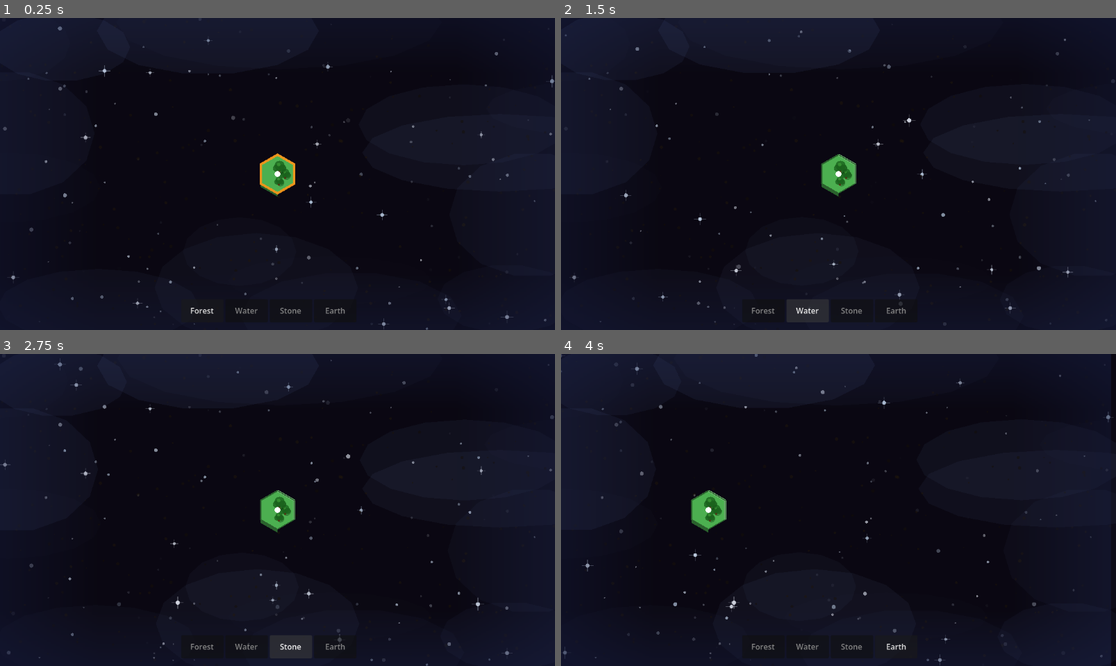
Above: before the commit, frames 1-4 (two rows, left to right).
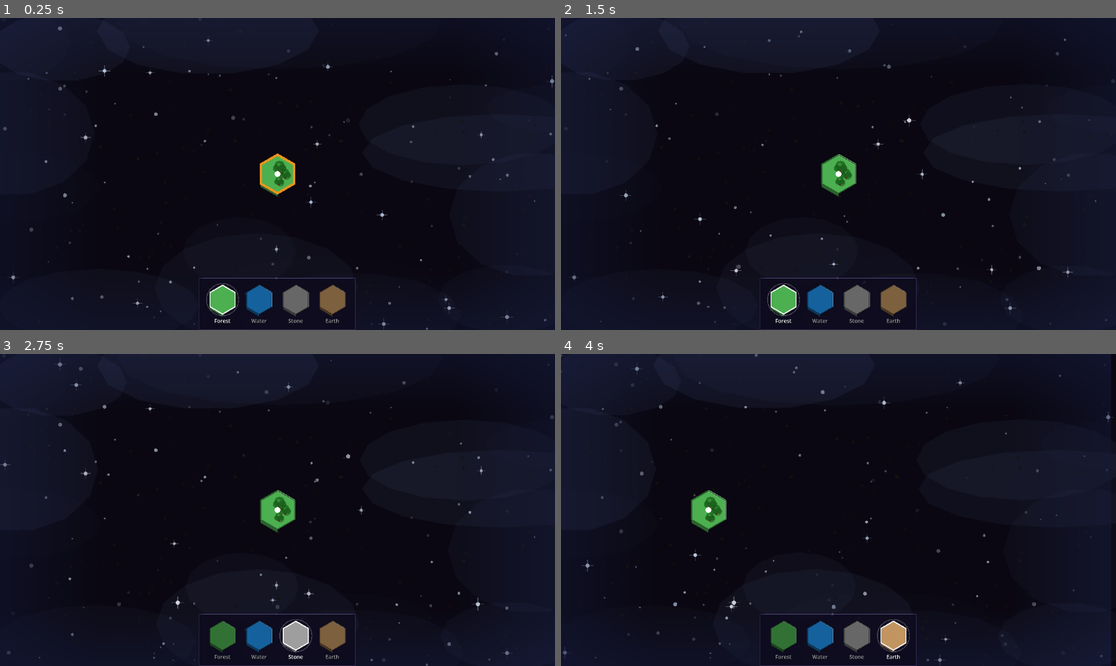
Above: after the commit, the same moments.

Repository: Roruchi/Satori
Game: Godot game, scene res://scenes/Garden.tscn
Two runs of this game, one before a commit and one after it. Both use one fixed random seed, a clock stepped at 60 frames per second and the inputs below.
Inputs (mouse positions are in pixels of both pictures, inside the frame that each line leads up to):
- Up to frame 1 (0.25 s): no input
- Up to frame 2 (1.5 s): click (760, 311) at 0.5 s, where only the run before the commit has a clickable "Forest"; click (805, 311) at 1.25 s, where only the run before the commit has a clickable "Water"
- Up to frame 3 (2.75 s): click (288, 647) at 2 s, where only the run before the commit has a clickable "Stone"
- Up to frame 4 (4 s): click (894, 647) at 2.75 s, where only the run before the commit has a clickable "Earth"; tap Enter at 3.5 s; move the mouse to (960, 494) at 3.52 s; hold Right (ui_right) from 3.53 s (still down); hold Shift from 3.53 s (still down); click (960, 494) at 3.67 s

The runs differ from the first frame. In frame 1, 1.8% of the frame differs, in the area x 34-65%, y 83-100%; in frame 2, 2.0%; in frame 3, 2.1%; in frame 4, 1.8%.

Commit message:
feat: replace plain tile buttons with integrated hex tile selector
Co-authored-by: Roruchi <24620744+Roruchi@users.noreply.github.com>
Agent-Logs-Url: https://github.com/Roruchi/Satori/sessions/d8683235-4257-4bbf-adfd-065c9d95ba00

Diff:
--- a/scenes/UI/TileSelector.tscn
+++ b/scenes/UI/TileSelector.tscn
@@ -1,39 +1,17 @@
-[gd_scene load_steps=6 format=3]
+[gd_scene load_steps=7 format=3]
 
 [ext_resource type="Script" path="res://src/ui/TileSelector.gd" id="1"]
 [ext_resource type="Script" path="res://src/ui/discovery_notification_queue.gd" id="2"]
 [ext_resource type="Script" path="res://src/ui/discovery_audio_player.gd" id="3"]
 [ext_resource type="Script" path="res://src/biomes/discovery_event_router.gd" id="4"]
+[ext_resource type="Script" path="res://src/ui/tile_selector_hex.gd" id="5"]
 
 [node name="TileSelector" type="CanvasLayer"]
 layer = 1
 script = ExtResource("1")
 
-[node name="HBoxContainer" type="HBoxContainer" parent="."]
-anchor_left = 0.5
-anchor_top = 1.0
-anchor_right = 0.5
-anchor_bottom = 1.0
-offset_left = -200.0
-offset_top = -64.0
-offset_right = 200.0
-offset_bottom = -16.0
-
-[node name="GrassButton" type="Button" parent="HBoxContainer"]
-custom_minimum_size = Vector2(88, 48)
-text = "Forest"
-
-[node name="WaterButton" type="Button" parent="HBoxContainer"]
-custom_minimum_size = Vector2(88, 48)
-text = "Water"
-
-[node name="StoneButton" type="Button" parent="HBoxContainer"]
-custom_minimum_size = Vector2(88, 48)
-text = "Stone"
-
-[node name="EarthButton" type="Button" parent="HBoxContainer"]
-custom_minimum_size = Vector2(88, 48)
-text = "Earth"
+[node name="TileSelectorHex" type="Node2D" parent="."]
+script = ExtResource("5")
 
 [node name="DiscoveryPanel" type="PanelContainer" parent="."]
 visible = false
--- a/src/grid/GardenView.gd
+++ b/src/grid/GardenView.gd
@@ -13,6 +13,11 @@
 const _STAR_COUNT: int = 150
 ## Number of floating mist wisps (6 ambient + 4 edge-biased).
 const _MIST_COUNT: int = 10
+
+## RNG seeds for deterministic background elements.
+const _STAR_SEED: int = 0xC0FFEE
+const _MIST_SEED: int = 0xD1F0A7
+const _GRAIN_SEED: int = 0x5A7201
 
 # ---------------------------------------------------------------------------
 # Hover state
@@ -858,7 +863,7 @@
 ## Each wisp: [nx, ny, w_frac, h_frac, alpha_base, pulse_spd, drift_spd, phase, amp_x, amp_y]
 func _init_background_data() -> void:
 	var rng := RandomNumberGenerator.new()
-	rng.seed = 0xC0FFEE
+	rng.seed = _STAR_SEED
 
 	_bg_stars.clear()
 	for _i: int in range(_STAR_COUNT):
@@ -873,7 +878,7 @@
 
 	_bg_mists.clear()
 	var mrng := RandomNumberGenerator.new()
-	mrng.seed = 0xD1F0A7
+	mrng.seed = _MIST_SEED
 
 	# 6 ambient wisps scattered randomly across the screen
 	for _i: int in range(6):
@@ -985,7 +990,7 @@
 
 	# --- Subtle earthen grain (world-space, seeded, capped) ---
 	var rng := RandomNumberGenerator.new()
-	rng.seed = 0x5A7201
+	rng.seed = _GRAIN_SEED
 	var grain_count: int = mini(int(sw * sh * 0.0013), 240)
 	for _i: int in range(grain_count):
 		var gx: float = sx + rng.randf() * sw
--- a/src/ui/TileSelector.gd
+++ b/src/ui/TileSelector.gd
@@ -1,10 +1,7 @@
 ## TileSelector — CanvasLayer UI for switching between biomes and showing discovery notifications.
 extends CanvasLayer
 
-@onready var _grass_btn: Button = $HBoxContainer/GrassButton
-@onready var _water_btn: Button = $HBoxContainer/WaterButton
-@onready var _stone_btn: Button = $HBoxContainer/StoneButton
-@onready var _earth_btn: Button = $HBoxContainer/EarthButton
+@onready var _hex_selector: Node2D = $TileSelectorHex
 @onready var _discovery_panel: PanelContainer = $DiscoveryPanel
 @onready var _discovery_label: Label = $DiscoveryPanel/VBoxContainer/DiscoveryLabel
 @onready var _discovery_flavor: Label = $DiscoveryPanel/VBoxContainer/DiscoveryFlavorLabel
@@ -13,11 +10,10 @@
 @onready var _discovery_router: DiscoveryEventRouter = $DiscoveryRouter
 
 func _ready() -> void:
-	_grass_btn.pressed.connect(func(): _select(BiomeType.Value.FOREST))
-	_water_btn.pressed.connect(func(): _select(BiomeType.Value.WATER))
-	_stone_btn.pressed.connect(func(): _select(BiomeType.Value.STONE))
-	_earth_btn.pressed.connect(func(): _select(BiomeType.Value.EARTH))
+	_hex_selector.biome_selected.connect(_select)
 	_select(BiomeType.Value.FOREST)
+
+	_style_discovery_panel()
 
 	_discovery_router.set_queue(_discovery_queue)
 	_discovery_queue.notification_shown.connect(_on_notification_shown)
@@ -26,18 +22,37 @@
 		_discovery_audio.play_stinger(payload.audio_key)
 	)
 
+
 func _select(biome: int) -> void:
 	GameState.selected_biome = biome
-	_grass_btn.modulate = Color.WHITE if biome == BiomeType.Value.FOREST else Color(0.6, 0.6, 0.6)
-	_water_btn.modulate = Color.WHITE if biome == BiomeType.Value.WATER else Color(0.6, 0.6, 0.6)
-	_stone_btn.modulate = Color.WHITE if biome == BiomeType.Value.STONE else Color(0.6, 0.6, 0.6)
-	_earth_btn.modulate = Color.WHITE if biome == BiomeType.Value.EARTH else Color(0.6, 0.6, 0.6)
+	_hex_selector.select(biome)
+
+
+## Apply a dark void-themed style to the discovery notification panel so it
+## matches the new background aesthetic rather than using the default OS style.
+func _style_discovery_panel() -> void:
+	var panel_style := StyleBoxFlat.new()
+	panel_style.bg_color = Color(0.05, 0.04, 0.11, 0.90)
+	panel_style.border_color = Color(0.30, 0.26, 0.50, 0.75)
+	panel_style.border_width_left = 1
+	panel_style.border_width_right = 1
+	panel_style.border_width_top = 1
+	panel_style.border_width_bottom = 1
+	panel_style.corner_radius_top_left = 4
+	panel_style.corner_radius_top_right = 4
+	panel_style.corner_radius_bottom_left = 4
+	panel_style.corner_radius_bottom_right = 4
+	_discovery_panel.add_theme_stylebox_override("panel", panel_style)
+	_discovery_label.add_theme_color_override("font_color", Color(0.96, 0.92, 0.80))
+	_discovery_flavor.add_theme_color_override("font_color", Color(0.76, 0.74, 0.68))
+
 
 func _on_notification_shown(payload: DiscoveryPayload) -> void:
 	_discovery_label.text = payload.display_name
 	_discovery_flavor.text = payload.flavor_text
 	_discovery_panel.visible = true
 
+
 func _on_notification_dismissed() -> void:
 	_discovery_panel.visible = false
 	_discovery_label.text = ""
--- /dev/null
+++ b/src/ui/tile_selector_hex.gd
@@ -0,0 +1,194 @@
+## TileSelectorHex — draws the four base-biome selector buttons as miniature
+## hex tiles, matching the GardenView 2.5D visual language.
+## Designed to live inside a CanvasLayer so all coordinates are screen pixels.
+extends Node2D
+
+## Emitted when the player clicks a biome hex.
+signal biome_selected(biome: int)
+
+## Hex circumradius in screen pixels.
+const _RADIUS: float = 30.0
+## Voxel side-face depth in screen pixels.
+const _DEPTH: float = 5.0
+## Gap between adjacent hex centres.
+const _GAP: float = 16.0
+## Font size for biome labels.
+const _LABEL_SIZE: int = 11
+
+## The four selectable base biomes — order matches _LABELS and _COLORS.
+const _BIOMES: Array = [
+	BiomeType.Value.FOREST,
+	BiomeType.Value.WATER,
+	BiomeType.Value.STONE,
+	BiomeType.Value.EARTH,
+]
+
+const _LABELS: Array = ["Forest", "Water", "Stone", "Earth"]
+
+## Colours matching GardenView._biome_color() for the four base biomes.
+const _COLORS: Array = [
+	Color(0.298, 0.686, 0.314),   # FOREST
+	Color(0.129, 0.588, 0.953),   # WATER
+	Color(0.620, 0.620, 0.620),   # STONE
+	Color(0.757, 0.580, 0.376),   # EARTH
+]
+
+var _selected: int = BiomeType.Value.FOREST
+var _hover_idx: int = -1
+var _centers: Array[Vector2] = []
+
+
+func _ready() -> void:
+	_rebuild_centers()
+	get_viewport().size_changed.connect(_on_viewport_resized)
+	set_process_input(true)
+
+
+func _on_viewport_resized() -> void:
+	_rebuild_centers()
+	queue_redraw()
+
+
+func _rebuild_centers() -> void:
+	var vp: Vector2 = get_viewport_rect().size
+	var spacing: float = _RADIUS * 2.0 + _GAP
+	var total_w: float = spacing * 3.0
+	var sx: float = vp.x * 0.5 - total_w * 0.5
+	var cy: float = vp.y - _RADIUS - _DEPTH - 28.0
+	_centers.clear()
+	for i: int in range(4):
+		_centers.append(Vector2(sx + float(i) * spacing, cy))
+
+
+## Programmatically select a biome without emitting biome_selected.
+func select(biome: int) -> void:
+	_selected = biome
+	queue_redraw()
+
+
+func _input(event: InputEvent) -> void:
+	if event is InputEventMouseMotion:
+		var old: int = _hover_idx
+		_hover_idx = _hit_test((event as InputEventMouseMotion).position)
+		if _hover_idx != old:
+			queue_redraw()
+	elif event is InputEventMouseButton:
+		var mb: InputEventMouseButton = event as InputEventMouseButton
+		if mb.pressed and mb.button_index == MOUSE_BUTTON_LEFT:
+			var idx: int = _hit_test(mb.position)
+			if idx >= 0:
+				_selected = _BIOMES[idx]
+				biome_selected.emit(_selected)
+				queue_redraw()
+				get_viewport().set_input_as_handled()
+
+
+func _hit_test(screen_pos: Vector2) -> int:
+	for i: int in range(_centers.size()):
+		if _centers[i].distance_to(screen_pos) <= _RADIUS:
+			return i
+	return -1
+
+
+func _draw() -> void:
+	if _centers.is_empty():
+		_rebuild_centers()
+		if _centers.is_empty():
+			return
+
+	# --- Dark backdrop panel ---
+	var spacing: float = _RADIUS * 2.0 + _GAP
+	var pad_x: float = 18.0
+	var pad_top: float = 14.0
+	var pad_bot: float = 28.0   # room for labels
+	var bw: float = spacing * 3.0 + _RADIUS * 2.0 + pad_x * 2.0
+	var bh: float = _RADIUS * 2.0 + _DEPTH + pad_top + pad_bot
+	var bx: float = _centers[0].x - _RADIUS - pad_x
+	var by: float = _centers[0].y - _RADIUS - pad_top
+	draw_rect(
+		Rect2(Vector2(bx, by), Vector2(bw, bh)),
+		Color(0.05, 0.04, 0.11, 0.84)
+	)
+	# Subtle border matching the edge-mist purple
+	draw_rect(
+		Rect2(Vector2(bx, by), Vector2(bw, bh)),
+		Color(0.28, 0.24, 0.46, 0.60),
+		false,
+		1.0
+	)
+	# Top edge accent line
+	draw_line(
+		Vector2(bx + 6.0, by),
+		Vector2(bx + bw - 6.0, by),
+		Color(0.42, 0.36, 0.65, 0.45),
+		1.0
+	)
+
+	# --- Hex tiles ---
+	for i: int in range(4):
+		_draw_hex(i)
+
+
+func _draw_hex(idx: int) -> void:
+	var c: Vector2 = _centers[idx]
+	var base_col: Color = Color(_COLORS[idx])
+	var biome: int = _BIOMES[idx]
+	var is_sel: bool = _selected == biome
+	var is_hov: bool = _hover_idx == idx and not is_sel
+
+	var col: Color = base_col if is_sel else base_col.darkened(0.35)
+	if is_hov:
+		col = base_col.darkened(0.18)
+
+	var pts: PackedVector2Array = _hex_polygon(c, _RADIUS)
+
+	# --- 2.5D side faces (edges 3, 4, 5 — same logic as GardenView._draw_tile) ---
+	for edge: int in [3, 4, 5]:
+		var a: Vector2 = pts[edge]
+		var b: Vector2 = pts[(edge + 1) % 6]
+		var al: Vector2 = Vector2(a.x, a.y + _DEPTH)
+		var bl: Vector2 = Vector2(b.x, b.y + _DEPTH)
+		var shade: float = 0.52 if edge == 4 else 0.44
+		draw_colored_polygon(PackedVector2Array([a, b, bl, al]), col.darkened(shade))
+
+	# --- Top face ---
+	draw_colored_polygon(pts, col)
+
+	# --- Directional edge shading (light from upper-right) ---
+	for i: int in range(6):
+		var a: Vector2 = pts[i]
+		var b: Vector2 = pts[(i + 1) % 6]
+		if i == 0 or i == 1:
+			draw_line(a, b, col.lightened(0.32), 2.0)
+		elif i == 4 or i == 5:
+			draw_line(a, b, col.darkened(0.28), 1.5)
+
+	# --- Outer border ---
+	var border: PackedVector2Array = PackedVector2Array(pts)
+	border.append(pts[0])
+	if is_sel:
+		draw_polyline(border, Color(1.0, 1.0, 1.0, 0.92), 2.5)
+		draw_arc(c, _RADIUS + 3.5, 0.0, TAU, 24, Color(1.0, 1.0, 1.0, 0.28), 1.5)
+	elif is_hov:
+		draw_polyline(border, Color(1.0, 1.0, 1.0, 0.55), 1.5)
+	else:
+		draw_polyline(border, col.darkened(0.45), 1.0)
+
+	# --- Biome label ---
+	var font: Font = ThemeDB.fallback_font
+	var label: String = _LABELS[idx]
+	var tw: float = font.get_string_size(label, HORIZONTAL_ALIGNMENT_LEFT, -1, _LABEL_SIZE).x
+	var lpos: Vector2 = Vector2(c.x - tw * 0.5, c.y + _RADIUS + _DEPTH + 13.0)
+	# Drop shadow
+	draw_string(font, lpos + Vector2(1.0, 1.0), label,
+		HORIZONTAL_ALIGNMENT_LEFT, -1, _LABEL_SIZE, Color(0.0, 0.0, 0.0, 0.55))
+	var text_col: Color = Color.WHITE if is_sel else Color(0.72, 0.72, 0.72, 0.85)
+	draw_string(font, lpos, label, HORIZONTAL_ALIGNMENT_LEFT, -1, _LABEL_SIZE, text_col)
+
+
+static func _hex_polygon(center: Vector2, radius: float) -> PackedVector2Array:
+	var pts := PackedVector2Array()
+	for i: int in range(6):
+		var angle: float = deg_to_rad(-90.0 + 60.0 * float(i))
+		pts.append(center + Vector2(cos(angle), sin(angle)) * radius)
+	return pts
